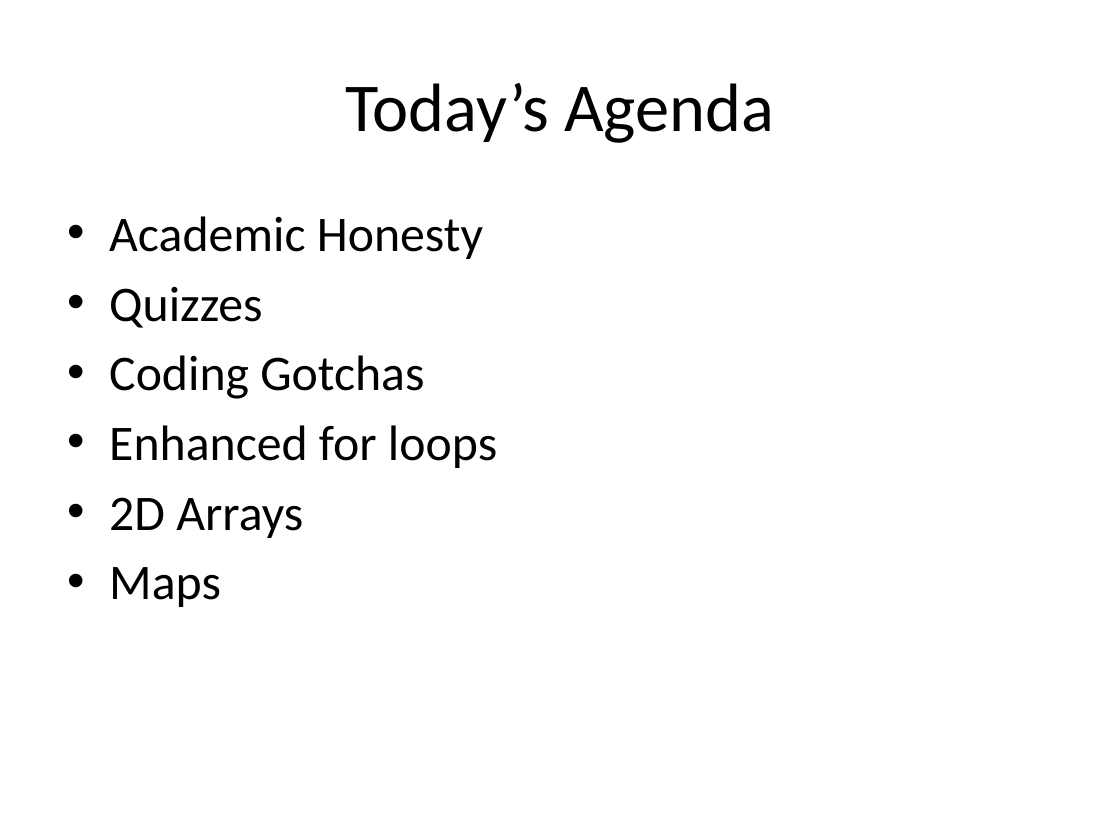
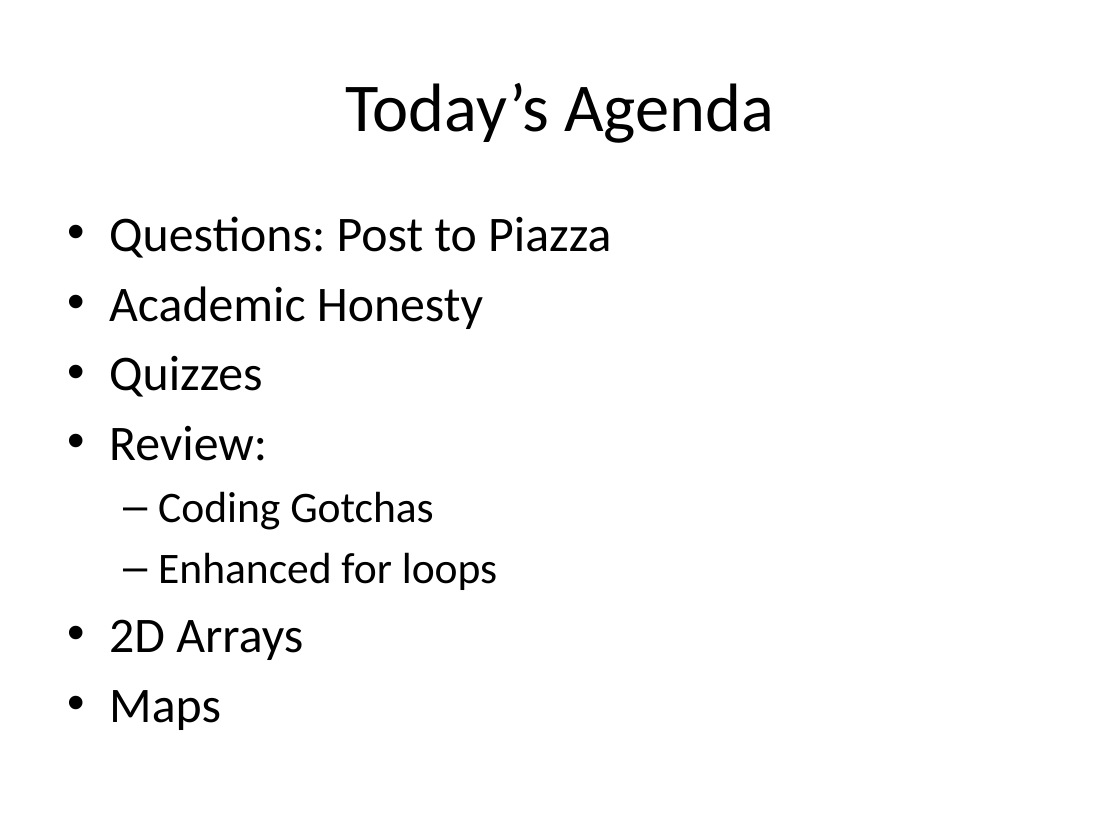
Before and after one commit to RHIT-CSSE/csse220, a slide deck: slide 6 of ClassMaterials/2DArraysAndMaps/Slides/2D Arrays and Maps.pptx (slide 4 before the commit). Drawn at 1120x840 pixels with LibreOffice and Linux fonts; fonts in the diff are those of the drawing. Boxes give left, top, right and bottom in pixels: in the first picture for what was removed or moved away, otherwise in the second. Text is boxed around its words. In the diff, an @@ line names an element or a change of style, - is before the commit and + after.

```diff
--- a/ClassMaterials/2DArraysAndMaps/Slides/2D Arrays and Maps.pptx
+++ b/ClassMaterials/2DArraysAndMaps/Slides/2D Arrays and Maps.pptx
@@ text at (109, 216, 611, 258): paragraph added @@
+• Questions: Post to Piazza
@@ text at (109, 425, 267, 461): paragraph added @@
+• Review:
@@ text at (158, 491, 497, 590): size 32 to 28 pt in "Coding Gotchas", "Enhanced for loops"; bullet • to –; list level 1 to 2 in "Coding Gotchas"; list level 1 to 2 in "Enhanced for loops" @@
```
Also in this commit, not shown: 5 other slides changed, 10 slides added, 1 slide removed.
